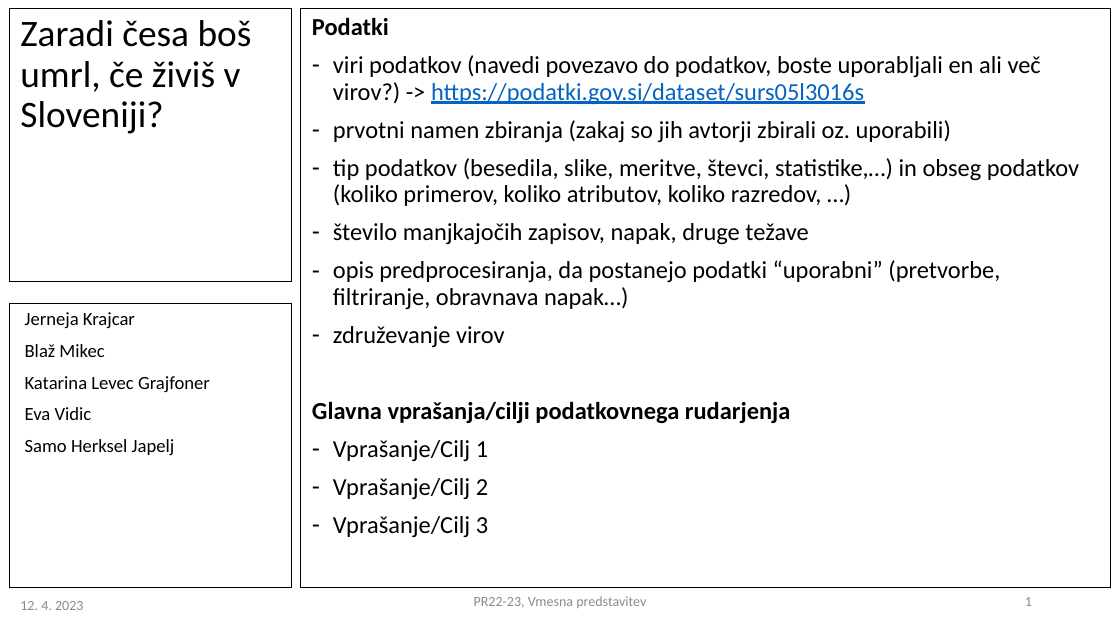
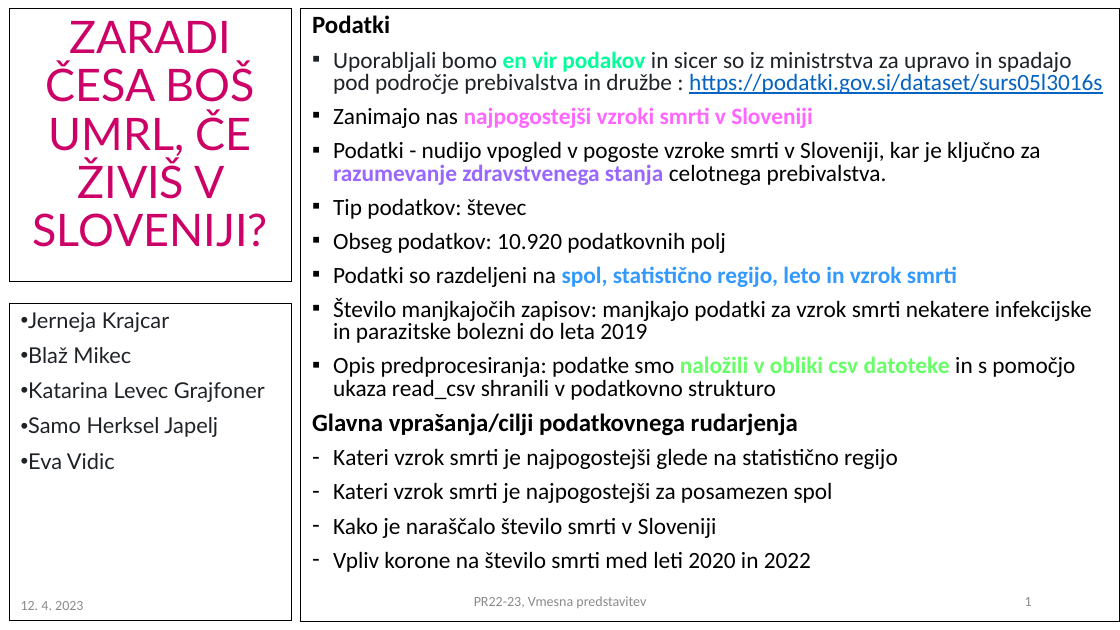
Before and after one commit to smoki599/PR22JKEVBMKLGSHJ, a slide deck: slide 1 of PR2022-23_vmesna_13.pptx. Drawn at 1120x630 pixels with LibreOffice and Linux fonts; fonts in the diff are those of the drawing. Boxes give left, top, right and bottom in pixels: in the first picture for what was removed or moved away, otherwise in the second. Text is boxed around its words. In the diff, an @@ line names an element or a change of style, - is before the commit and + after.

Commit message:
Predstavitev dopolnjena

```diff
--- a/PR2022-23_vmesna_13.pptx
+++ b/PR2022-23_vmesna_13.pptx
@@ title at bbox=[33, 21, 268, 247]: text changed; size 24 to 28.8 pt; font Calibri to Lato; text colour #000000 to #CC0066 @@
-Zaradi česa boš umrl, če živiš v Sloveniji?
+ZARADI ČESA BOŠ UMRL, ČE ŽIVIŠ V SLOVENIJI?
@@ outline #000000 0 pt to #000000 0.75 pt in 3 elements at bbox=[9, 9, 291, 282], bbox=[9, 304, 291, 620], bbox=[301, 9, 1120, 622] @@
@@ text "Podatki": place and size @@
-text "Podatki" at bbox=[301, 9, 1111, 588]
+text "Podatki" at bbox=[301, 9, 1120, 622]
@@ text at bbox=[312, 15, 798, 436]: size 15.7 to 16 pt in "Podatki", "Glavna vprašanja/cilji podatkovnega rudarjenja"; indent changed; line spacing 0.9 to 0.8 @@
@@ text at bbox=[333, 51, 1102, 400]: text changed; size 15.7 to 15 pt @@
-– viri podatkov (navedi povezavo do podatkov, boste uporabljali en ali več virov?) -> https://podatki.gov.si/dataset/surs05l3016s
-– prvotni namen zbiranja (zakaj so jih avtorji zbirali oz. uporabili)
-– tip podatkov (besedila, slike, meritve, števci, statistike,…) in obseg podatkov (koliko primerov, koliko atributov, koliko razredov, …)
-– število manjkajočih zapisov, napak, druge težave
-– opis predprocesiranja, da postanejo podatki “uporabni” (pretvorbe, filtriranje, obravnava napak…)
-– združevanje virov
+▪ Uporabljali bomo en vir podakov in sicer so iz ministrstva za upravo in spadajo pod področje prebivalstva in družbe : https://podatki.gov.si/dataset/surs05l3016s
+▪ Zanimajo nas najpogostejši vzroki smrti v Sloveniji
+▪ Podatki - nudijo vpogled v pogoste vzroke smrti v Sloveniji, kar je ključno za razumevanje zdravstvenega stanja celotnega prebivalstva.
+▪ Tip podatkov: števec
+▪ Obseg podatkov: 10.920 podatkovnih polj
+▪ Podatki so razdeljeni na spol, statistično regijo, leto in vzrok smrti
+▪ Število manjkajočih zapisov: manjkajo podatki za vzrok smrti nekatere infekcijske in parazitske bolezni do leta 2019
+▪ Opis predprocesiranja: podatke smo naložili v obliki csv datoteke in s pomočjo ukaza read_csv shranili v podatkovno strukturo
@@ text "Jerneja Krajcar": place and size @@
-text "Jerneja Krajcar" at bbox=[9, 304, 291, 588]
+text "Jerneja Krajcar" at bbox=[9, 304, 291, 620]
@@ text at bbox=[28, 382, 265, 469]: size 12 to 14 pt, font Calibri to Lato, text colour #000000 to #1F2328 in "Jerneja Krajcar", "Blaž Mikec", "Katarina Levec Grajfoner", "Eva Vidic"; bullet none to • @@
@@ text at bbox=[28, 417, 218, 437]: paragraph added @@
+• Samo Herksel Japelj
@@ text at bbox=[25, 439, 175, 455]: paragraph removed @@
-Samo Herksel Japelj
@@ text at bbox=[333, 448, 898, 572]: text changed; size 15.7 to 15 pt @@
-– Vprašanje/Cilj 1
-– Vprašanje/Cilj 2
-– Vprašanje/Cilj 3
+– Kateri vzrok smrti je najpogostejši glede na statistično regijo
+– Kateri vzrok smrti je najpogostejši za posamezen spol
+– Kako je naraščalo število smrti v Sloveniji
+– Vpliv korone na število smrti med leti 2020 in 2022
@@ text colour #8B8B8B to #8C8C8C in 3 elements at bbox=[21, 601, 83, 610], bbox=[1025, 597, 1032, 606], bbox=[474, 596, 646, 608] @@
```
Also in this commit, not shown: 2 slides added, 2 slides removed.
